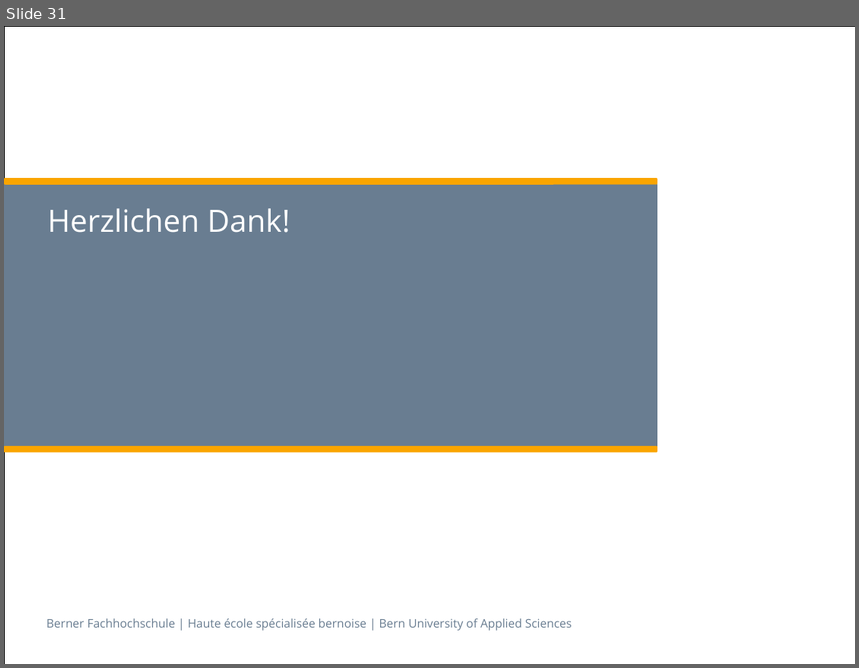
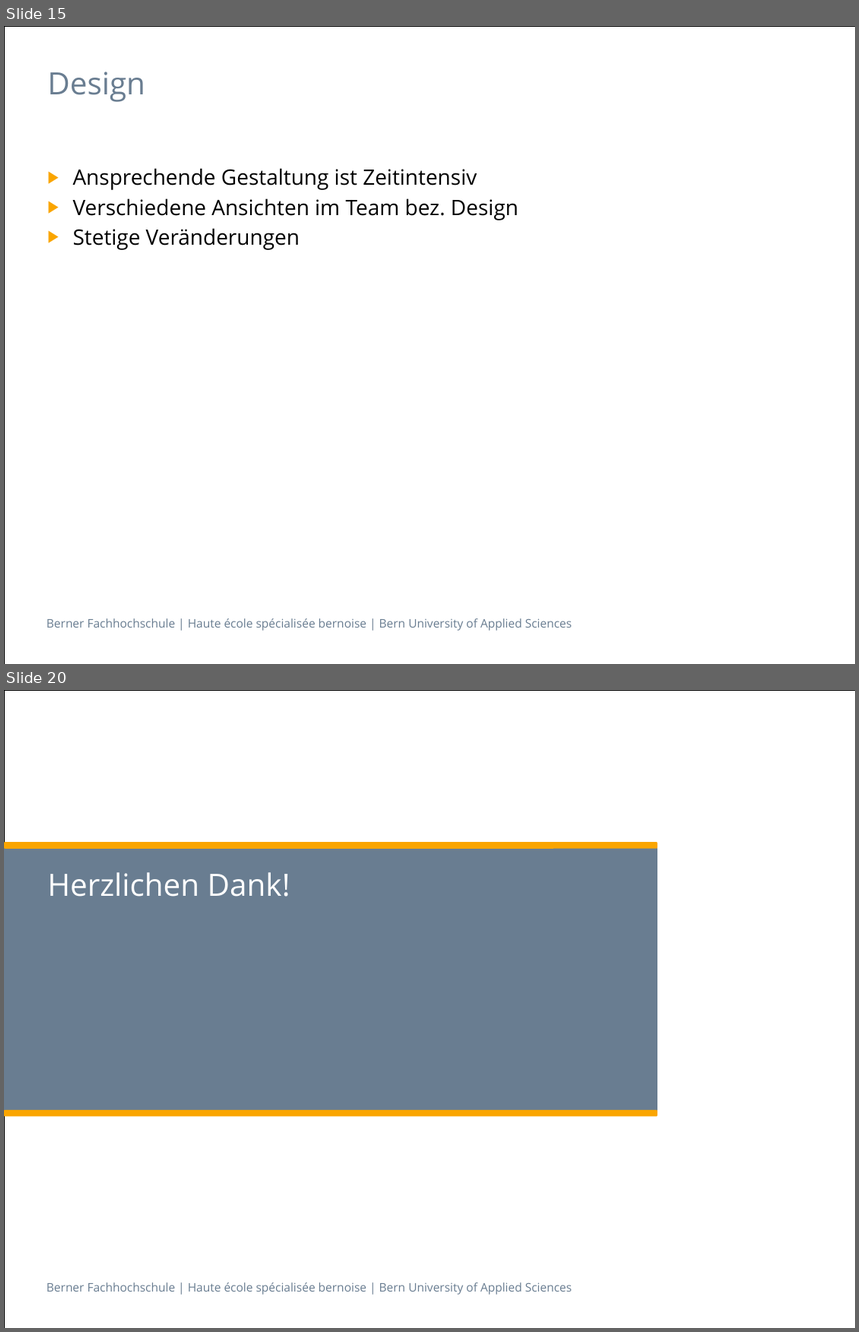
Before and after one commit to swisszeni/ch.bfh.btx8081.w2014.red, a slide deck: doc/finalPresentation/Praesentation_BFH_2013 copy.pptx. Shown one above the other, each under a label of ours: slide 31 before the commit, slides 15 and 20 after it; the slides between them are not shown. The pictures are 859x668 and 859x1332 pixels, drawn with LibreOffice and Linux fonts; fonts in the diff are those of the drawing. Boxes give left, top, right and bottom in pixels: in the first picture for what was removed or moved away, otherwise in the second. Text is boxed around its words. In the diff, an @@ line names an element or a change of style, - is before the commit and + after.

```diff
--- a/doc/finalPresentation/Praesentation_BFH_2013 copy.pptx
+++ b/doc/finalPresentation/Praesentation_BFH_2013 copy.pptx
@@ slide 15 added at (4, 26, 855, 664), background #FFFFFF; not listed: 2 template elements that a slide beside it also shows @@
@@ title added at (47, 72, 145, 102), 26 pt, text #697D91 @@
+Design
@@ text added at (73, 168, 519, 250), 18 pt, text #000000 @@
+▶ Ansprechende Gestaltung ist Zeitintensiv
+▶ Verschiedene Ansichten im Team bez. Design
+▶ Stetige Veränderungen
@@ what was slide 31 is now slide 20 @@
```
Also in this commit, not shown: 2 slides changed, 15 other slides added, 27 slides removed.
